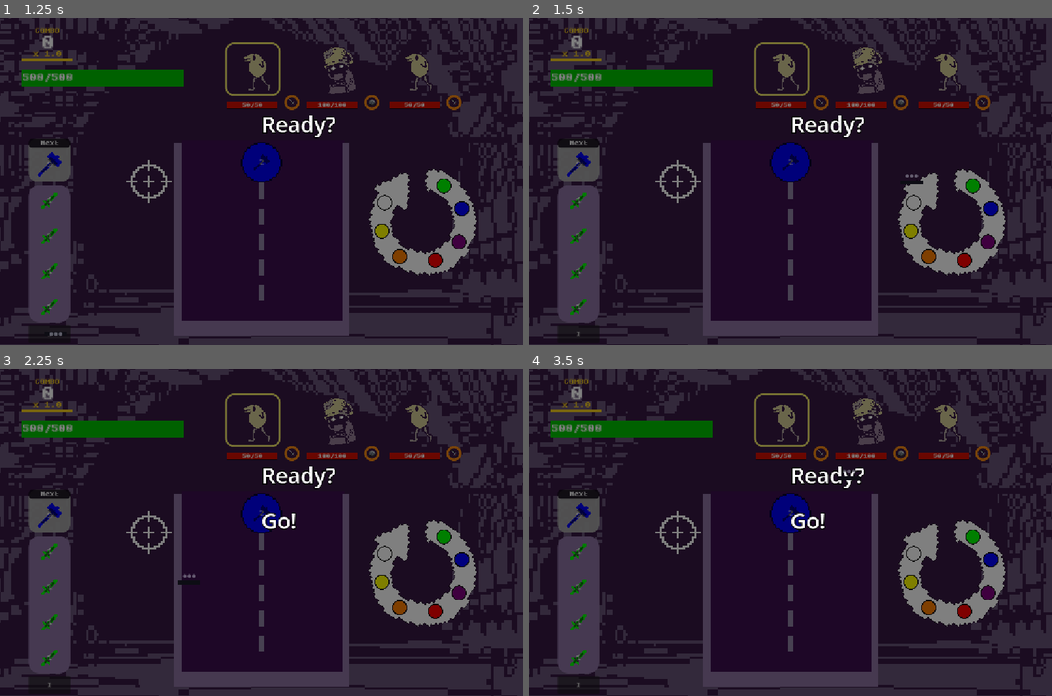
Above: before the commit, frames 1-4 (two rows, left to right).
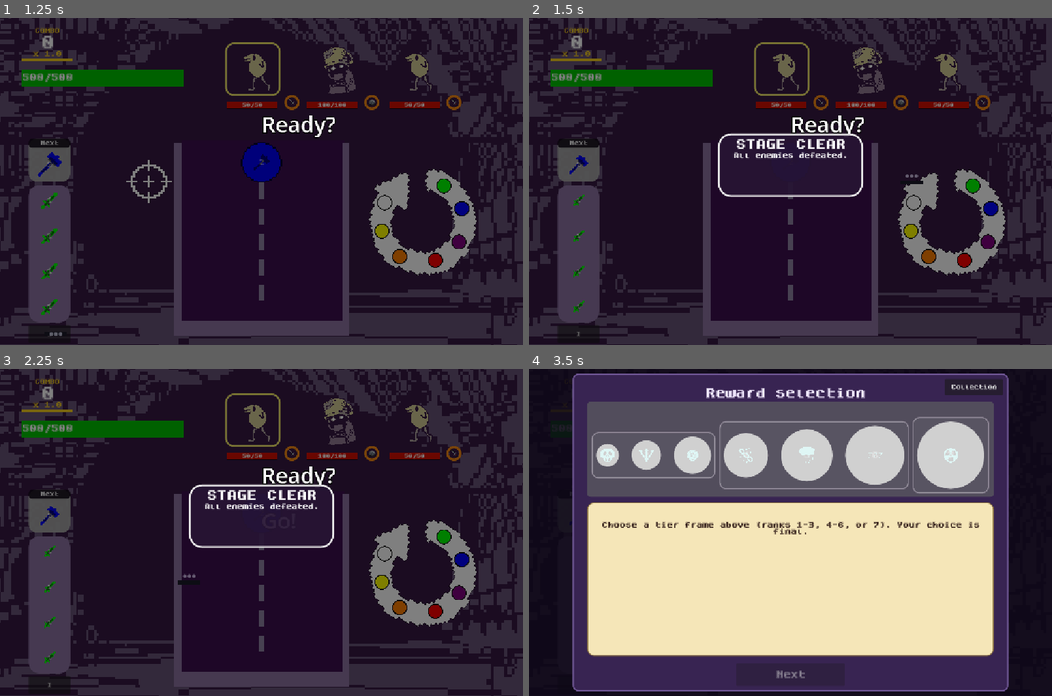
Above: after the commit, the same moments.

Repository: nmh6063-star/GameDesign-FinalProject
Game: Godot game, scene res://scenes/main.tscn
The game is run twice, just before and just after one commit, with the same random seed, the same clock (stepped at 60 frames per second) and the same inputs. This scene is started directly instead of the project's main scene.
Inputs (mouse positions are in pixels of both pictures, inside the frame that each line leads up to):
- Up to frame 1 (1.25 s): click "I" at 0.5 s
- Up to frame 2 (1.5 s): tap Enter at 1.25 s; move the mouse to (905, 165) at 1.27 s; hold Right (right) from 1.28 s (still down); tap P at 1.35 s; click (905, 165) at 1.42 s
- Up to frame 3 (2.25 s): tap T at 1.55 s; release Right (right) at 2 s; tap Space at 2 s; drag from (156, 548) to (235, 597) at 2.02 s
- Up to frame 4 (3.5 s): tap Enter at 2.75 s; move the mouse to (842, 460) at 2.77 s; hold Right (right) from 2.78 s (still down); click (842, 460) at 2.85 s; tap T at 3.05 s

Frame 1 is identical in both runs. In frame 2, 2.3% of the frame differs, in the area x 7-64%, y 35-91%; in frame 3, 2.4%; in frame 4, 82%, in the area x 0-100%, y 0-100%.

Commit message:
Balancing

Diff:
--- a/project.godot
+++ b/project.godot
@@ -72,6 +72,11 @@
 "deadzone": 0.5,
 "events": []
 }
+toggle_pause={
+"deadzone": 0.5,
+"events": [Object(InputEventKey,"resource_local_to_scene":false,"resource_name":"","device":-1,"window_id":0,"alt_pressed":false,"shift_pressed":false,"ctrl_pressed":false,"meta_pressed":false,"pressed":false,"keycode":0,"physical_keycode":4194305,"key_label":0,"unicode":0,"location":0,"echo":false,"script":null)
+]
+}
 ui_focus_next={
 "deadzone": 0.5,
 "events": []
--- a/script/battle/core/battle_context.gd
+++ b/script/battle/core/battle_context.gd
@@ -194,6 +194,8 @@
 
 	# Wait for the label to size itself
 	await Engine.get_main_loop().process_frame
+	if not is_instance_valid(label):
+		return
 
 	# Center the text on the position
 	label.global_position = global_pos - (label.size / 2)
@@ -217,9 +219,10 @@
 		1.0
 	)
 
-	# Delete when finished
+	# Delete when finished (scene may unload first — e.g. return to title from playground)
 	tween.finished.connect(func():
-		label.queue_free()
+		if is_instance_valid(label):
+			label.queue_free()
 	)
 
 func register_merge(ball: Node2D) -> void:
--- a/script/entities/balls/elemental_balls/rank_ability_catalog.gd
+++ b/script/entities/balls/elemental_balls/rank_ability_catalog.gd
@@ -9,7 +9,6 @@
 static func default_element_for_rank(rank: int) -> Dictionary:
 	var r := clampi(rank, 1, 7)
 	match r:
-
 		1:
 			return _ability("strike", 1, "Strike", "Deal 10 damage to current enemy.")
 		2:
@@ -17,7 +16,7 @@
 		3:
 			return _ability("power_slash", 3, "Power Slash", "Deal 25 damage to current enemy.")
 		4:
-			return _ability("cleave", 4, "Cleave", "Deal 20 damage to all enemies.")
+			return _ability("cleave", 4, "Cleave", "Deal 20 damage to each of 2 random enemies (same enemy can be hit twice).")
 		5:
 			var opts5 := reward_options_for_rank(5)
 			if opts5.is_empty():
@@ -26,7 +25,7 @@
 		6:
 			return _ability("strike", 6, "Strike", "Deal 30 damage to current enemy.")
 		7:
-			return _ability("resurrection", 7, "Resurrection", "Revive once with low HP upon death (this battle).")
+			return _ability("strike", 7, "Strike", "Deal 34 damage to current enemy.")
 		_:
 			# clampi(1,7) makes this unreachable; satisfies analyzer for Dictionary return.
 			return _ability("strike", r, "Strike", "Deal 10 damage to current enemy.")
@@ -90,10 +89,10 @@
 		]
 		5:
 			return [
-			_ability("critical_edge", 5, "Critical Edge", "Deal 25 damage to 2 random enemies."),
+			_ability("critical_edge", 5, "Critical Edge", "Deal 25 damage to each of 2 random enemies (same enemy can be hit twice)."),
 			_ability("freeze_wave", 5, "Freeze Wave", "Freeze all enemies 8s — they cannot attack until thawed or they break free (chance each second: (HP%)×60% + 5%×elapsed s). No damage while frozen. Gain 50 Shield."),
 			_ability("giant_orb", 5, "Giant Orb", "All current balls gain ×3 attack and ×2 size for 5 ball drops. Effect is inherited on merge (does not stack)."),
-			_ability("consume_core", 5, "Consume Core", "Remove 1 ball from the box → deal 100 damage to current enemy."),
+			_ability("consume_core", 5, "Consume Core", "Remove 1 ball from the box → deal 50 damage to current enemy."),
 				_ability("poison_rain", 5, "Poison Rain", "For 5 shoots: every board merge adds +3 poison to all enemies. (☣ Rain indicator shown)"),
 				_ability("time_drift", 5, "Time Drift", "10s: enemies cannot act, player ignores control effects. Damage taken in first 5s is reflected as DoT in last 5s."),
 			_ability("contagion", 5, "Contagion", "Copy current enemy debuffs to one random other enemy (stacks with theirs)."),
--- a/script/entities/balls/elemental_balls/rank_ability_effects.gd
+++ b/script/entities/balls/elemental_balls/rank_ability_effects.gd
@@ -118,7 +118,8 @@
 
 		# ── Rank 4 ────────────────────────────────────────────────────────────
 		"cleave":
-			_deal_all(ctx, 20, source)
+			_deal_random_enemy(ctx, 20, source)
+			_deal_random_enemy(ctx, 20, source)
 		"greater_heal":
 			var lost_g: int = maxi(0, PlayerState.player_max_health - PlayerState.player_health)
 			ctx.heal_player(int(round(lost_g * 0.30)))
@@ -156,6 +157,7 @@
 
 		# ── Rank 5 ────────────────────────────────────────────────────────────
 		"critical_edge":
+			# Two hits of 25 on random targets (same enemy allowed if solo).
 			_deal_random_enemy(ctx, 25, source)
 			_deal_random_enemy(ctx, 25, source)
 		"freeze_wave":
@@ -164,7 +166,7 @@
 			# ×3 attack, ×2 size — all balls, 5 drops, inherits on merge
 			_apply_giant_buff_all(ctx, 3.0, 2.0, false)
 		"consume_core":
-			_consume_random_ball_and_deal(ctx, 100, source)
+			_consume_random_ball_and_deal(ctx, 50, source)
 		"poison_rain":
 			# For 5 shoots, each board merge adds +3 poison to all enemies.
 			ctx.battle_flags["poison_rain_shoots"] = 5
@@ -225,8 +227,8 @@
 
 		# ── Rank 7 ────────────────────────────────────────────────────────────
 		"final_judgment":
-			# 4 hits of 12 damage on current enemy.
-			for _i in range(4):
+			# 6 hits of 12 damage on current enemy.
+			for _i in range(6):
 				_deal_single(ctx, 12, source)
 		"apocalypse":
 			# 6 hits of 8 damage to all enemies.
--- a/script/entities/enemies/actions/burn_attack_action.gd
+++ b/script/entities/enemies/actions/burn_attack_action.gd
@@ -5,7 +5,7 @@
 
 
 func execute(ctx: BattleContext, enemy: EnemyBase) -> void:
-	ctx.damage_player(enemy.data.attack_damage)
+	ctx.damage_player(enemy.data.effective_attack_damage())
 	ctx.player_statuses["burn_stacks"] = int(ctx.player_statuses.get("burn_stacks", 0)) + 1
 
 
--- a/script/entities/enemies/actions/direct_attack_action.gd
+++ b/script/entities/enemies/actions/direct_attack_action.gd
@@ -5,7 +5,7 @@
 
 
 func execute(ctx: BattleContext, enemy: EnemyBase) -> void:
-	ctx.damage_player(enemy.data.attack_damage)
+	ctx.damage_player(enemy.data.effective_attack_damage())
 
 
 func action_name() -> String:
--- a/script/entities/enemies/actions/enemy_action_base.gd
+++ b/script/entities/enemies/actions/enemy_action_base.gd
@@ -19,7 +19,7 @@
 
 
 func damage_amount(enemy: EnemyBase) -> int:
-	return enemy.data.attack_damage if enemy != null and enemy.data != null else 0
+	return enemy.data.effective_attack_damage() if enemy != null and enemy.data != null else 0
 
 
 func special_effect() -> String:
--- a/script/entities/enemies/actions/heavy_strike_action.gd
+++ b/script/entities/enemies/actions/heavy_strike_action.gd
@@ -6,7 +6,7 @@
 
 
 func execute(ctx: BattleContext, enemy: EnemyBase) -> void:
-	ctx.damage_player(enemy.data.attack_damage * DAMAGE_MULTIPLIER)
+	ctx.damage_player(enemy.data.effective_attack_damage() * DAMAGE_MULTIPLIER)
 
 
 func action_name() -> String:
@@ -18,7 +18,7 @@
 
 
 func damage_amount(enemy: EnemyBase) -> int:
-	return enemy.data.attack_damage * DAMAGE_MULTIPLIER if enemy != null and enemy.data != null else 0
+	return enemy.data.effective_attack_damage() * DAMAGE_MULTIPLIER if enemy != null and enemy.data != null else 0
 
 
 func special_effect() -> String:
--- a/script/entities/enemies/actions/ice_attack_action.gd
+++ b/script/entities/enemies/actions/ice_attack_action.gd
@@ -6,7 +6,7 @@
 
 
 func execute(ctx: BattleContext, enemy: EnemyBase) -> void:
-	ctx.damage_player(enemy.data.attack_damage)
+	ctx.damage_player(enemy.data.effective_attack_damage())
 	ctx.player_statuses["freeze_stacks"] = FREEZE_DURATION
 
 
--- a/script/entities/enemies/actions/mana_drain_action.gd
+++ b/script/entities/enemies/actions/mana_drain_action.gd
@@ -5,7 +5,7 @@
 
 
 func execute(ctx: BattleContext, enemy: EnemyBase) -> void:
-	ctx.damage_player(enemy.data.attack_damage)
+	ctx.damage_player(enemy.data.effective_attack_damage())
 	ctx.try_spend_mana(1)
 
 
--- a/script/entities/enemies/actions/self_heal_action.gd
+++ b/script/entities/enemies/actions/self_heal_action.gd
@@ -6,4 +6,4 @@
 
 func execute(ctx: BattleContext, enemy: EnemyBase) -> void:
 	enemy.current_health = mini(enemy.current_health + HEAL_AMOUNT, enemy.max_health())
-	ctx.damage_player(enemy.data.attack_damage)
+	ctx.damage_player(enemy.data.effective_attack_damage())
--- a/script/entities/enemies/enemy_base.gd
+++ b/script/entities/enemies/enemy_base.gd
@@ -137,7 +137,7 @@
 
 
 func cooldown_total() -> float:
-	return data.attack_interval if data != null else 0.0
+	return data.effective_attack_interval() if data != null else 0.0
 
 
 func flash() -> void:
@@ -160,7 +160,7 @@
 	if data == null or data.attack_interval <= 0.0:
 		_attack_cooldown.stop()
 		return
-	_attack_cooldown.wait_time = data.attack_interval
+	_attack_cooldown.wait_time = data.effective_attack_interval()
 	_attack_cooldown.start()
 
 
--- a/script/entities/enemies/enemy_data.gd
+++ b/script/entities/enemies/enemy_data.gd
@@ -12,3 +12,21 @@
 @export var attack_interval := 5.0
 @export var actions: Array[EnemyActionBase] = []
 @export var effects: Array[EnemyEffectBase] = []
+
+## Global tuning: exported `attack_damage` is halved when applied to the player.
+const DAMAGE_TO_PLAYER_MULT := 0.5
+## Shorter wait between attacks (half the exported interval = ~2× attack frequency).
+const ATTACK_INTERVAL_MULT := 0.5
+
+
+func effective_attack_damage() -> int:
+	if attack_damage <= 0:
+		return attack_damage
+	return maxi(1, int(round(float(attack_damage) * DAMAGE_TO_PLAYER_MULT)))
+
+
+func effective_attack_interval() -> float:
+	if attack_interval <= 0.0:
+		return attack_interval
+	# Avoid pathological near-zero timers if data is already very small.
+	return maxf(0.05, attack_interval * ATTACK_INTERVAL_MULT)
--- a/script/game_manager/game_manager.gd
+++ b/script/game_manager/game_manager.gd
@@ -49,6 +49,9 @@
 
 
 func _ready() -> void:
+	# Keep receiving ESC while the game tree is paused (pause menu open) so web
+	# builds can still close the menu; itch.io/canvas input pairs with _input + InputMap.
+	process_mode = Node.PROCESS_MODE_ALWAYS
 	_bind_controller()
 	if not has_run():
 		generate_new_run()
@@ -325,27 +328,47 @@
 	return room.to_dictionary() if room != null and room.has_method("to_dictionary") else {}
 
 
-func _unhandled_input(event: InputEvent) -> void:
-	if not event is InputEventKey or not event.pressed or event.echo:
-		return
-	var scene := get_tree().current_scene
-	if scene == null:
-		return
-	if event.keycode == KEY_ESCAPE:
+func _input(event: InputEvent) -> void:
+	if _event_requests_pause(event):
+		get_viewport().set_input_as_handled()
+		if _pause_menu != null and is_instance_valid(_pause_menu) and _pause_menu.visible:
+			_pause_menu.hide_menu()
+			return
+		var scene := get_tree().current_scene
+		if scene == null:
+			return
 		var in_room := scene.scene_file_path in _ROOM_SCENES
 		var in_game := scene.scene_file_path not in _NON_GAME_SCENES
 		var can_restart := in_room and scene.scene_file_path != EVENT_SCENE_PATH
 		_show_pause_menu(in_room, in_game, can_restart)
 		return
-	if scene.scene_file_path in _NON_GAME_SCENES:
-		return
-	if event.keycode == KEY_P and scene.scene_file_path == BATTLE_SCENE_PATH:
-		var battle := scene.get_node_or_null("BallHolder/BattleController")
+	if not event is InputEventKey or not event.pressed or event.echo:
+		return
+	var scene2 := get_tree().current_scene
+	if scene2 == null:
+		return
+	if scene2.scene_file_path in _NON_GAME_SCENES:
+		return
+	if event.keycode == KEY_P and scene2.scene_file_path == BATTLE_SCENE_PATH:
+		var battle := scene2.get_node_or_null("BallHolder/BattleController")
 		if battle != null and battle.has_method("skip_to_post_battle_reward"):
 			battle.skip_to_post_battle_reward()
-		return
-	if event.keycode == KEY_P and scene.scene_file_path in _ROOM_SCENES:
+			get_viewport().set_input_as_handled()
+		return
+	if event.keycode == KEY_P and scene2.scene_file_path in _ROOM_SCENES:
 		complete_current_room()
+		get_viewport().set_input_as_handled()
 		return
 	if event.keycode == KEY_T:
 		PlayerState.apply_test_current_abilities_set()
+		get_viewport().set_input_as_handled()
+
+
+func _event_requests_pause(event: InputEvent) -> bool:
+	if event.is_action_pressed(&"toggle_pause"):
+		return true
+	if event is InputEventKey:
+		var k := event as InputEventKey
+		if k.pressed and not k.echo and (k.keycode == KEY_ESCAPE or k.physical_keycode == KEY_ESCAPE):
+			return true
+	return false
--- a/script/ui/pause_menu.gd
+++ b/script/ui/pause_menu.gd
@@ -20,15 +20,6 @@
 	get_tree().paused = false
 
 
-func _unhandled_input(event: InputEvent) -> void:
-	if not visible:
-		return
-	if event is InputEventKey and event.pressed and not event.echo:
-		if event.keycode == KEY_ESCAPE:
-			hide_menu()
-			get_viewport().set_input_as_handled()
-
-
 func _on_continue_pressed() -> void:
 	hide_menu()
 
Not shown, changed: docs/abilities_reference.txt
Binary file changed: submission/index.icon.png
Not shown, changed: abilities.md
Not shown, changed: submission.zip
Not shown, changed: submission/index.pck
